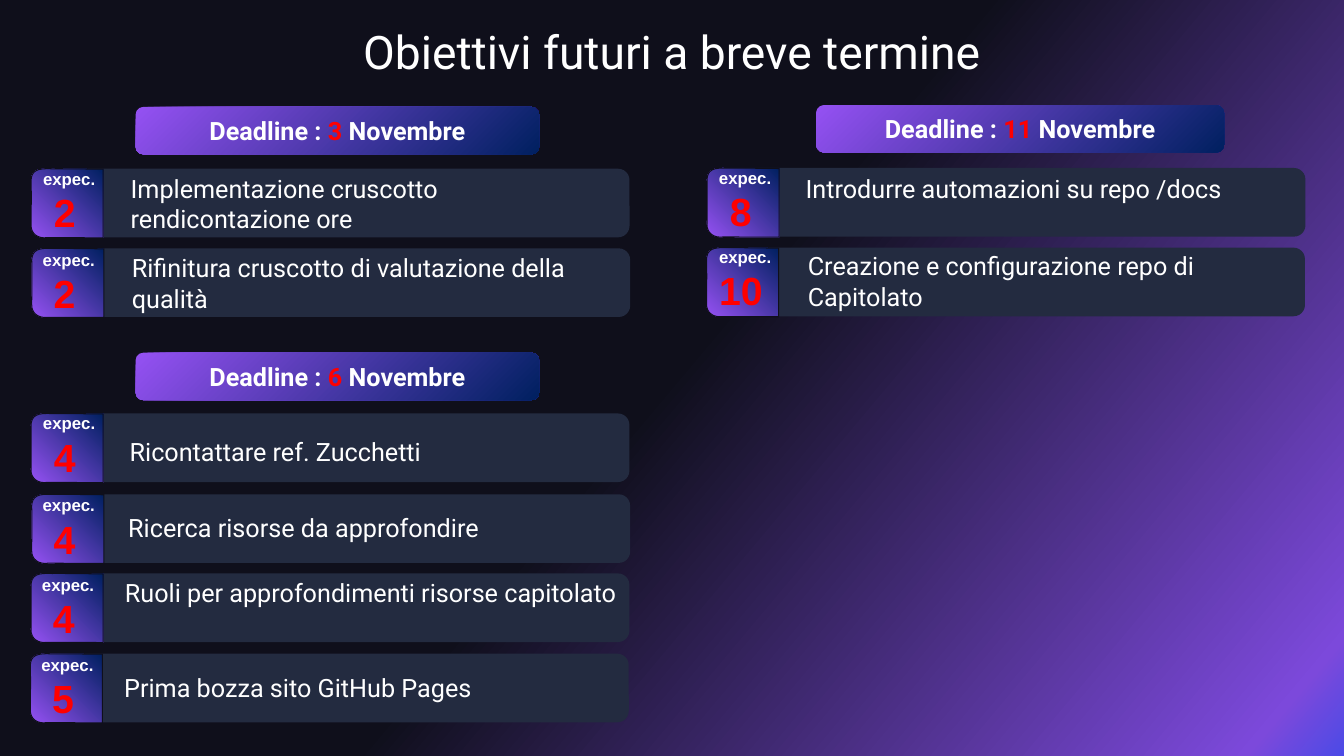
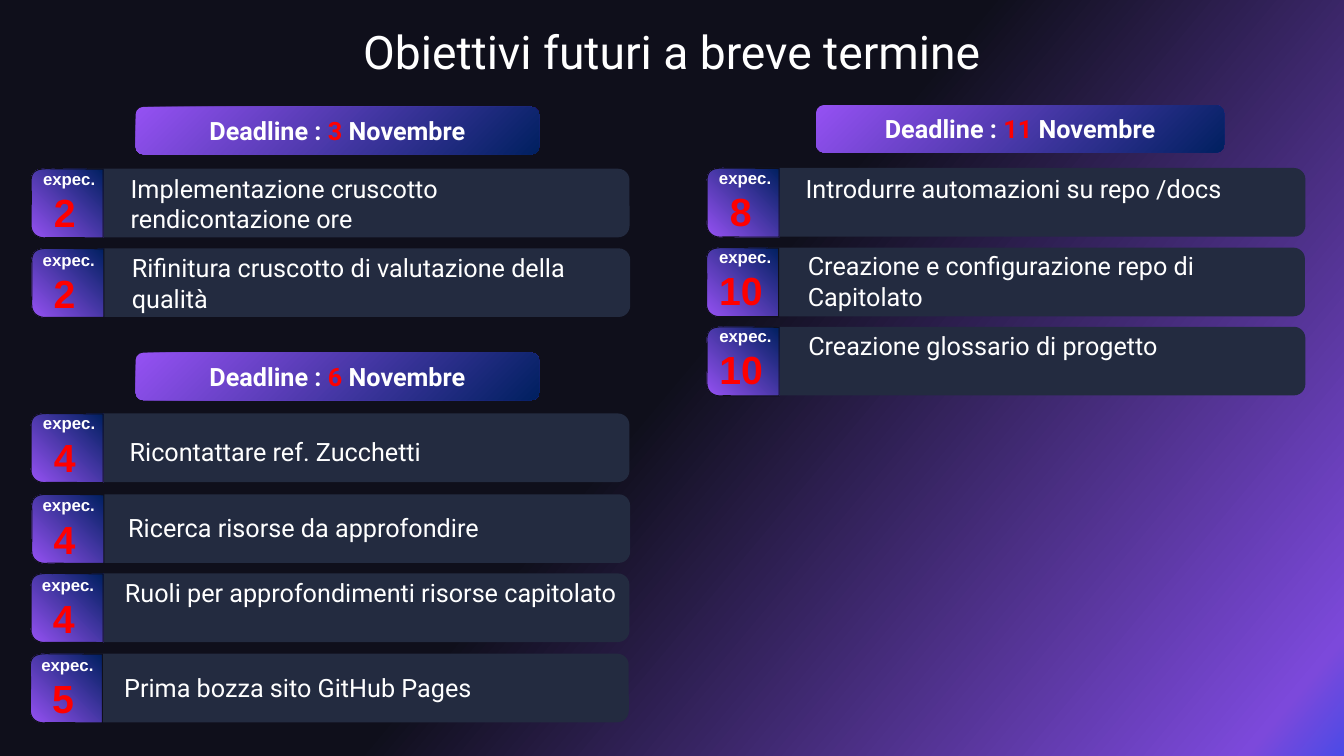
Before and after one commit to 0x06tudio/docs, a slide deck: slide 3 of src/diari_di_bordo/DiarioDiBordo2_ZeroSixStudio.pptx. Drawn at 1344x756 pixels with LibreOffice and Linux fonts; fonts in the diff are those of the drawing. Boxes give left, top, right and bottom in pixels: in the first picture for what was removed or moved away, otherwise in the second. Text is boxed around its words. In the diff, an @@ line names an element or a change of style, - is before the commit and + after.

Commit message:
Caricamento Diario di Bordo 2 (v. 0.1.1)

```diff
--- a/src/diari_di_bordo/DiarioDiBordo2_ZeroSixStudio.pptx
+++ b/src/diari_di_bordo/DiarioDiBordo2_ZeroSixStudio.pptx
@@ freeform shape added at <box>707,327,780,397</box>, fill gradient #9551F3 to #002060, outline #0F0F1B 0.75 pt @@
@@ rounded rectangle added at <box>708,327,1307,395</box>, fill #232B40 @@
@@ text added at <box>719,328,771,392</box>, 12 pt, text #FFFFFF, bold @@
+expec.
+10
@@ text added at <box>808,336,1158,361</box>, 18 pt, text #FFFFFF @@
+Creazione glossario di progetto
```
